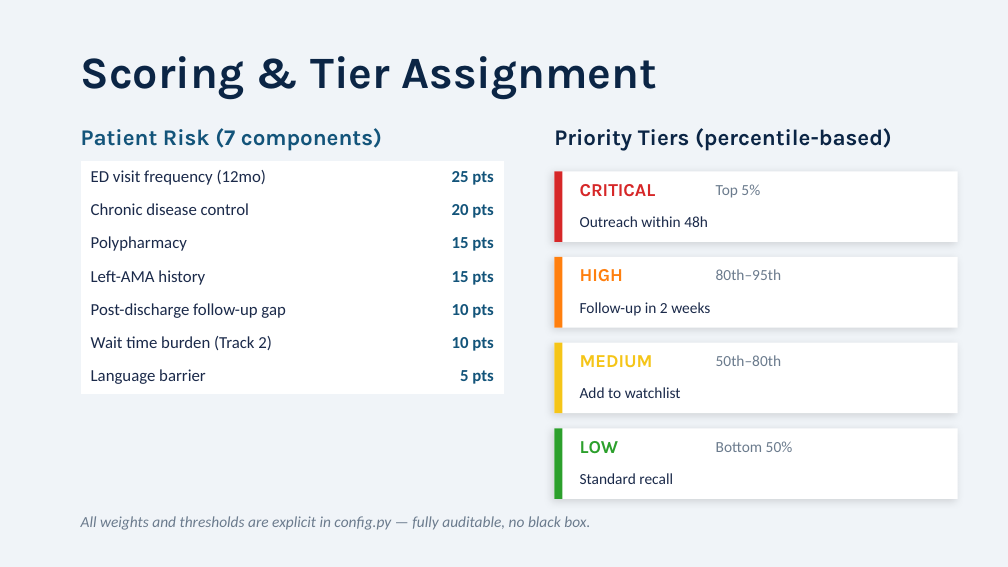
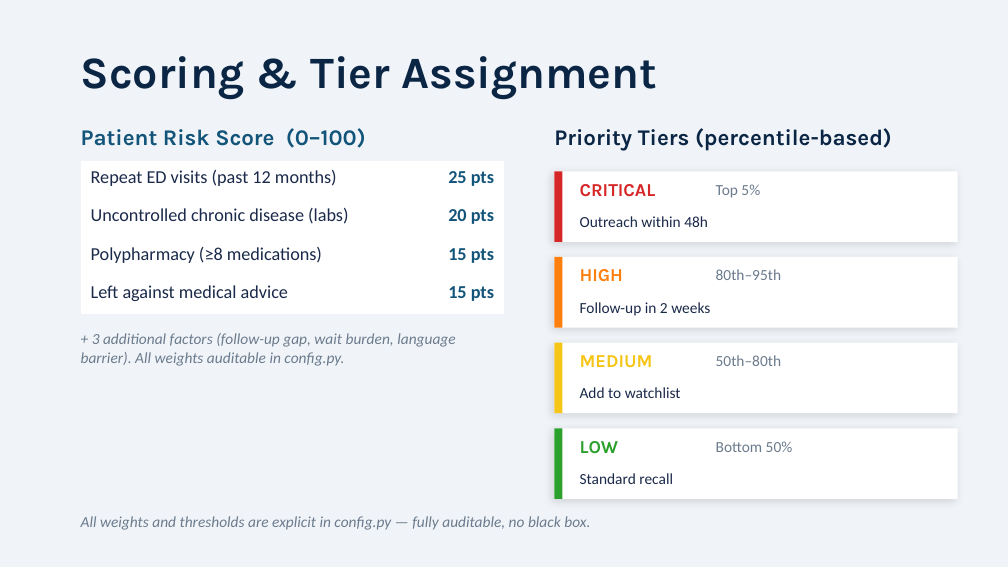
Before and after one commit to rachel-wenhui-ma/care-priority, a slide deck: slide 5 of slides.pptx. Drawn at 1008x567 pixels with LibreOffice and Linux fonts; fonts in the diff are those of the drawing. Boxes give left, top, right and bottom in pixels: in the first picture for what was removed or moved away, otherwise in the second. Text is boxed around its words. In the diff, an @@ line names an element or a change of style, - is before the commit and + after.

```diff
--- a/slides.pptx
+++ b/slides.pptx
@@ text at [81, 128, 366, 148]: text changed @@
-Patient Risk (7 components)
+Patient Risk Score (0–100)
@@ table at [81, 161, 504, 305] @@
-row 1: ED visit frequency (12mo) | 25 pts
-row 2: Chronic disease control | 20 pts
-row 3: Polypharmacy | 15 pts
-row 4: Left-AMA history | 15 pts
-row 5: Post-discharge follow-up gap | 10 pts
-row 6: Wait time burden (Track 2) | 10 pts
-row 7: Language barrier | 5 pts
+row 1: Repeat ED visits (past 12 months) | 25 pts
+row 2: Uncontrolled chronic disease (labs) | 20 pts
+row 3: Polypharmacy (≥8 medications) | 15 pts
+row 4: Left against medical advice | 15 pts
@@ text added at [81, 333, 455, 366], 11 pt, text #6B7B8D, italic @@
++ 3 additional factors (follow-up gap, wait burden, language barrier). All weights auditable in config.py.
```
Also in this commit, not shown: 3 other slides changed.
